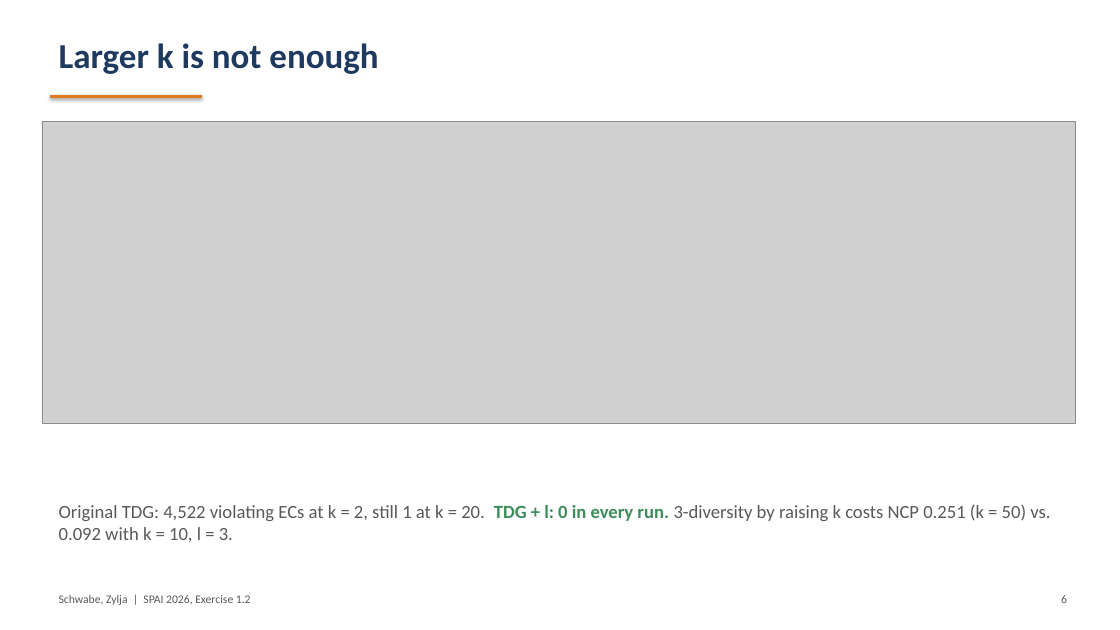
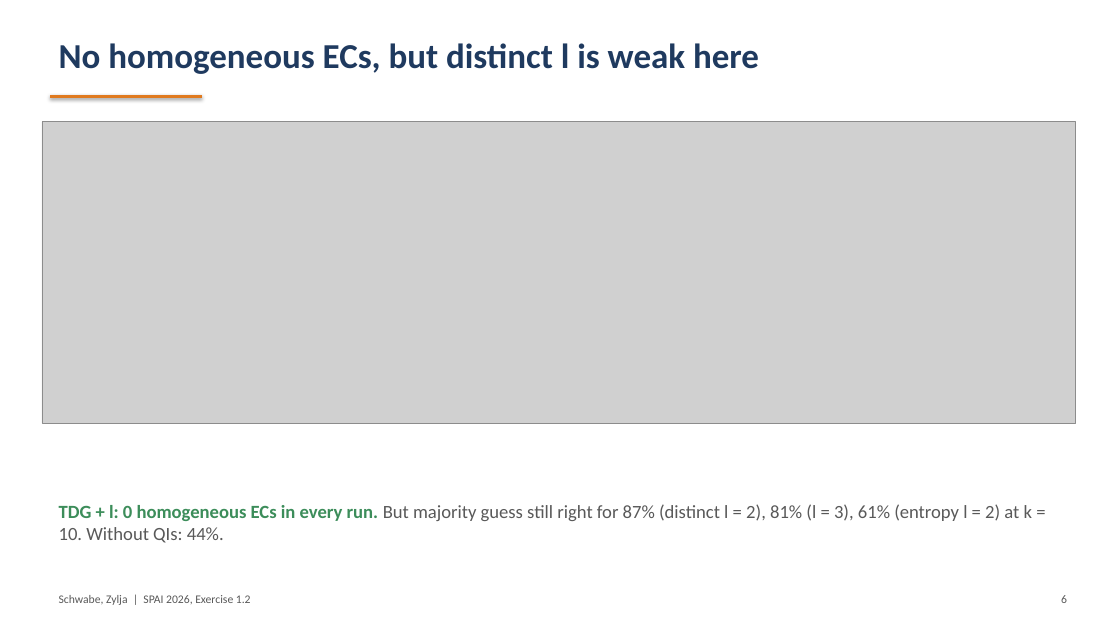
Before and after one commit to ds25m009-Lara-Schwabe/SPAI-l_Diversity, a slide deck: slide 6 of report/SPAI_Exercise1_2_TopDown_l-diversity_slides.pptx. Drawn at 1120x630 pixels with LibreOffice and Linux fonts; fonts in the diff are those of the drawing; grey boxes stand for pictures. Boxes give left, top, right and bottom in pixels: in the first picture for what was removed or moved away, otherwise in the second. Text is boxed around its words. In the diff, an @@ line names an element or a change of style, - is before the commit and + after.

Commit message:
Switch experiments to cahousing, fix classifier evaluation
- experiments on cahousing (SA = ocean_proximity): TDG vs TDG + distinct
  l = 2, 3 and entropy l = 2 for k = 2 ... 100, reject / retry / repair
  comparison, recursive (c, l)
- new privacy metric: share of records with the majority SA value of their EC
- classifier evaluation: numbers with minus sign or decimal point became 0,
  rows were matched with labels by position instead of ID, '*' now uses
  the mean of the attribute
- report, slides and README updated

```diff
--- a/report/SPAI_Exercise1_2_TopDown_l-diversity_slides.pptx
+++ b/report/SPAI_Exercise1_2_TopDown_l-diversity_slides.pptx
@@ text at <box>59,43,759,74</box>: text changed @@
-Larger k is not enough
+No homogeneous ECs, but distinct l is weak here
@@ text at <box>59,504,1032,543</box>: text changed @@
-Original TDG: 4,522 violating ECs at k = 2, still 1 at k = 20. TDG + l: 0 in every run. 3-diversity by raising k costs NCP 0.251 (k = 50) vs. 0.092 with k = 10, l = 3.
+TDG + l: 0 homogeneous ECs in every run. But majority guess still right for 87% (distinct l = 2), 81% (l = 3), 61% (entropy l = 2) at k = 10. Without QIs: 44%.
```
Also in this commit, not shown: 6 other slides changed, 1 slide added, 1 slide removed, 26 other files.
